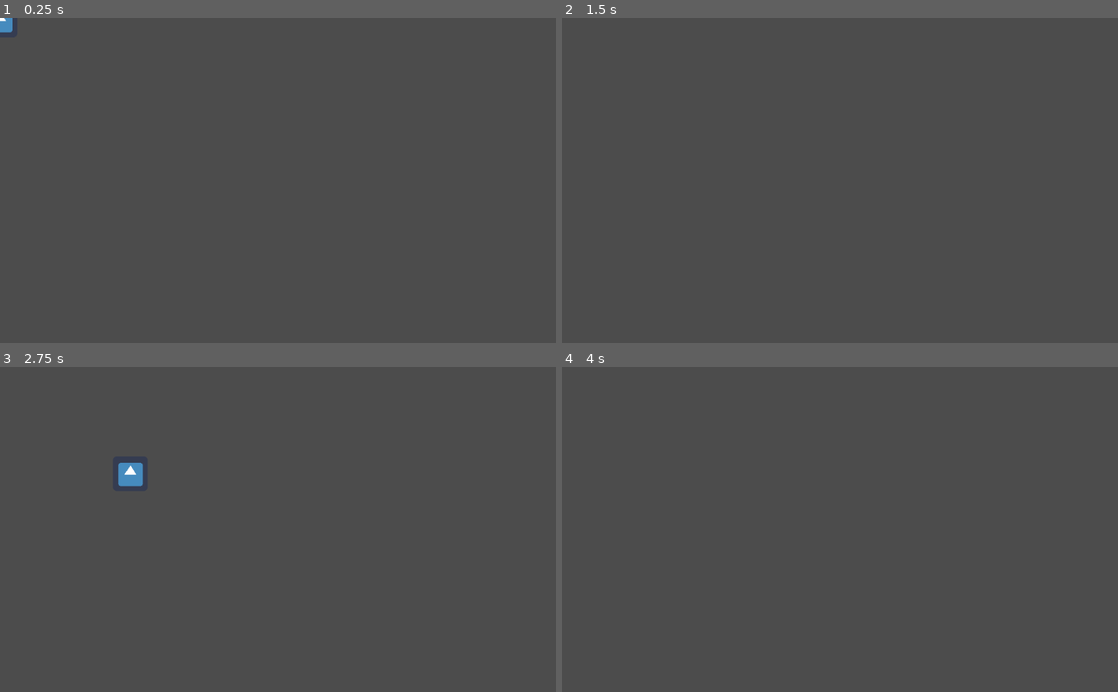
Above: before the commit, frames 1-4 (two rows, left to right).
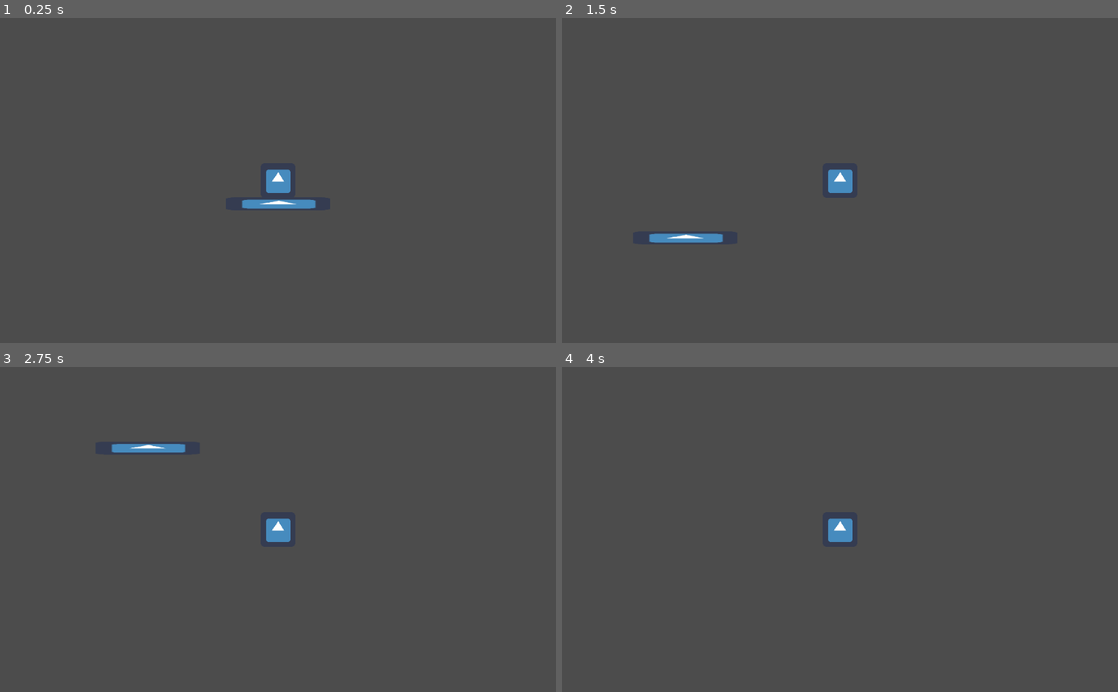
Above: after the commit, the same moments.

Repository: Tri-C-Games/CCC-Jam
Game: Godot game, scene res://World/Tutorial/Tutorial.tscn
The game is run twice, just before and just after one commit, with the same random seed, the same clock (stepped at 60 frames per second) and the same inputs. The project has no main scene, so this scene is started directly. The engine's default icon, where the game draws it, is replaced by a stand-in: a white triangle on a blue panel in a dark square.
Inputs:
- Up to frame 1 (0.25 s): no input
- Up to frame 2 (1.5 s): tap Enter at 0.5 s; hold Right (ui_right) from 0.53 s (still down); tap Up (ui_up) at 0.77 s
- Up to frame 3 (2.75 s): tap Up (ui_up) at 1.52 s; release Right (ui_right) at 2.03 s; hold Left (ui_left) from 2.03 s (still down)
- Up to frame 4 (4 s): release Left (ui_left) at 2.78 s; hold Right (ui_right) from 2.78 s (still down); tap Up (ui_up) at 3.02, 3.77 s

The runs differ from the first frame. In frame 1, 0.8% of the frame differs, in the area x 0-57%, y 0-59%; in frame 2, 0.7%; in frame 3, 1.0%, in the area x 20-53%, y 23-54%; in frame 4, 0.3%.

Commit message:
Add the camera and breaking tilemap

Diff:
--- a/Player/Scenes/Player.tscn
+++ b/Player/Scenes/Player.tscn
@@ -16,3 +16,4 @@
 shape = SubResource( 1 )
 
 [node name="Camera2D" type="Camera2D" parent="."]
+current = true
--- a/World/Tutorial/Tutorial.tscn
+++ b/World/Tutorial/Tutorial.tscn
@@ -1,16 +1,25 @@
-[gd_scene load_steps=3 format=2]
+[gd_scene load_steps=4 format=2]
 
 [ext_resource path="res://Player/Scenes/Player.tscn" type="PackedScene" id=1]
+[ext_resource path="res://icon.png" type="Texture" id=2]
 
 [sub_resource type="RectangleShape2D" id=1]
-extents = Vector2( 96.45, 10.7189 )
+extents = Vector2( 96.5, 13.3189 )
 
 [node name="Tutorial" type="Node2D"]
 
 [node name="Player" parent="." instance=ExtResource( 1 )]
 
-[node name="Area2D" type="KinematicBody2D" parent="."]
+[node name="Floor1" type="StaticBody2D" parent="."]
 position = Vector2( -0.5, 45.3189 )
 
-[node name="CollisionShape2D" type="CollisionShape2D" parent="Area2D"]
+[node name="CollisionShape2D" type="CollisionShape2D" parent="Floor1"]
 shape = SubResource( 1 )
+
+[node name="Sprite" type="Sprite" parent="Floor1"]
+position = Vector2( 0.5, -1.31891 )
+scale = Vector2( 3, 0.375 )
+texture = ExtResource( 2 )
+
+[node name="TileMap" type="TileMap" parent="Floor1"]
+format = 1
